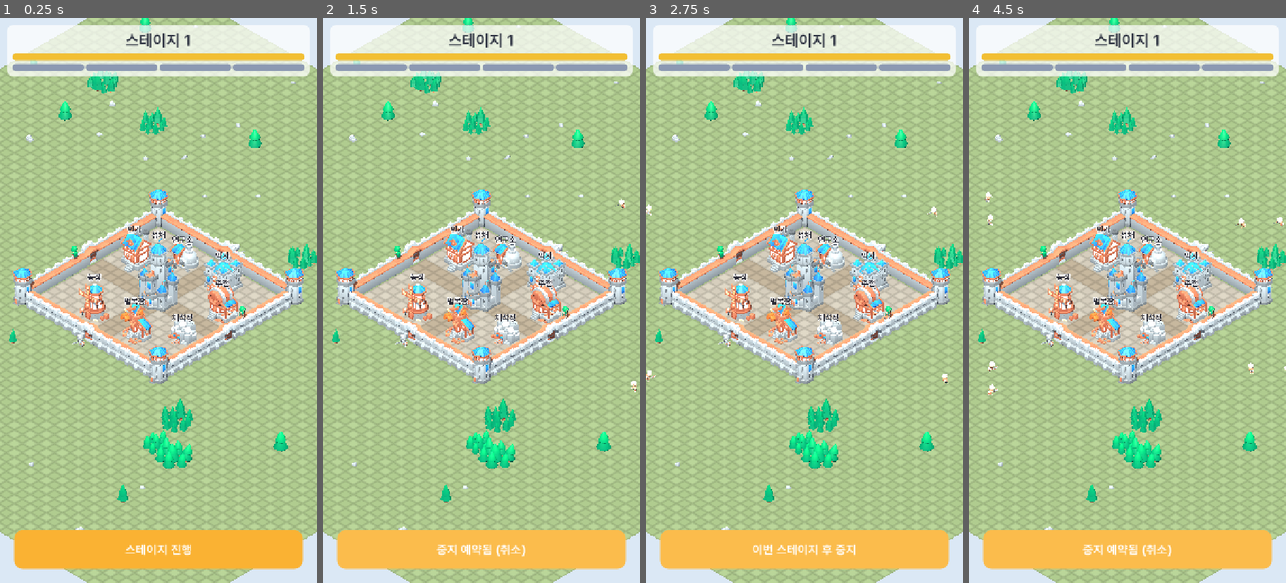
Above: before the commit, frames 1-4 (left to right).
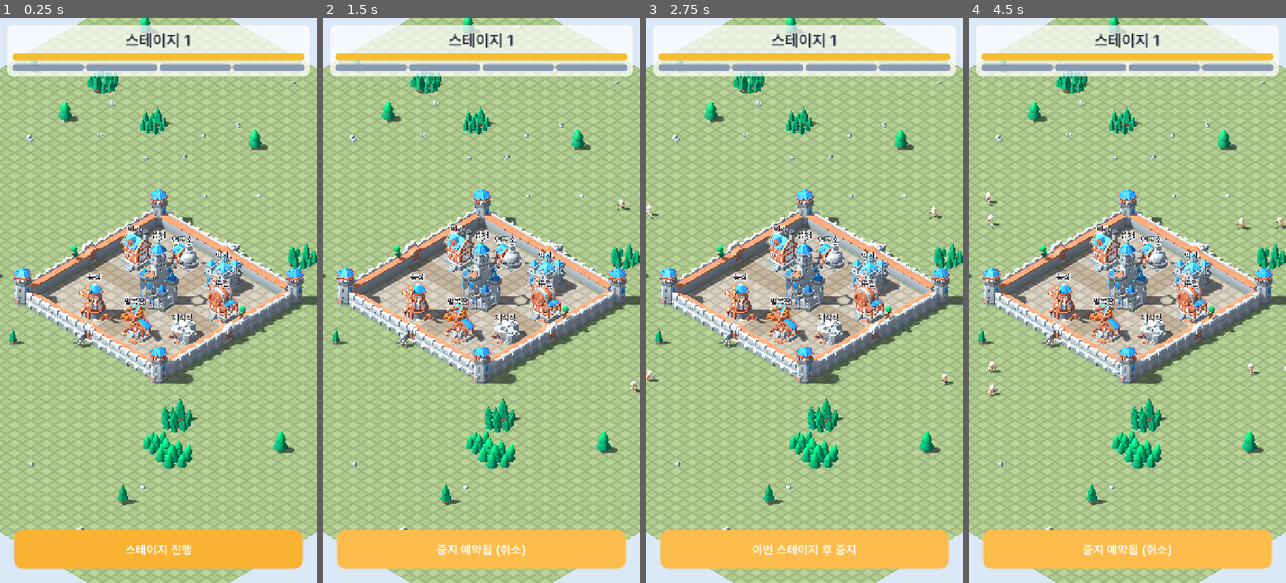
Above: after the commit, the same moments.

Repository: ILSEONG/CastleRPG
Game: Godot game, scene res://scenes/main.tscn
Two runs of this game, one before a commit and one after it. Both use one fixed random seed, a clock stepped at 60 frames per second and the inputs below.
Inputs:
- Up to frame 1 (0.25 s): no input
- Up to frame 2 (1.5 s): click "스테이지 진행" at 0.5 s; click "이번 스테이지 후 중지" at 1.25 s
- Up to frame 3 (2.75 s): click "중지 예약됨 (취소)" at 2 s
- Up to frame 4 (4.5 s): click "이번 스테이지 후 중지" at 2.75 s; click "중지 예약됨 (취소)" at 3.5 s; click "이번 스테이지 후 중지" at 4.25 s

The runs differ from the first frame. In frame 1, 9.0% of the frame differs, in the area x 0-100%, y 0-91%; in frame 2, 9.0%; in frame 3, 9.1%; in frame 4, 9.2%.

Commit message:
fix: final-review wave for the asset pass (visible shadows, contracts)
- Ground shader is lit (no unshaded, roughness 1, specular 0) with colours
  retuned so lit ground matches the old unshaded brightness; sun turned to
  (-50, -45, 0) so shadows fall screen-right across the camera view.
- Ground, hero selection ring and building labels cast no shadow;
  directional shadow map 2048 (web on phones ignores the .mobile default).
- Idle heroes face outward whenever they return to idle.
- CORPSE_SEC comment matches Death_C_Skeletons timing; tests assert it
  stays within each monster death animation.
- Model palette PNGs import with detect_3d/compress_to=0 (stay lossless).
- Contract tests: arrow long axis Y, visible hero gear, building AABB x/z.
- ponytail note on the 120-skeleton animation ceiling in unit_model.gd.
- Spec section 5 records the final lighting setup.

Co-Authored-By: Claude Opus 5.5 <noreply@anthropic.com>

Diff:
--- a/project.godot
+++ b/project.godot
@@ -28,5 +28,6 @@
 
 [rendering]
 
+lights_and_shadows/directional_shadow/size=2048
 renderer/rendering_method="gl_compatibility"
 renderer/rendering_method.mobile="gl_compatibility"
--- a/scripts/art.gd
+++ b/scripts/art.gd
@@ -6,7 +6,7 @@
 const HERO_SELECTED := Color(1.0, 0.9, 0.2)
 
 const CHARACTER_SCALE := 1.0      # KayKit 캐릭터 키 약 2.2m
-const CORPSE_SEC := 1.6           # 몬스터 사망 애니메이션 뒤 제거까지
+const CORPSE_SEC := 1.6           # 몬스터 사망 후 제거까지(초). Death_C_Skeletons(~2.0초)는 ~1.6초에 쓰러짐이 끝나므로, 애니메이션 꼬리가 끝나기 전 쓰러진 자세에서 제거한다. 사망 애니메이션 길이 이하여야 함(테스트)
 const BUILDING_GAP := 0.6         # 건물 부지 가장자리 여유(m)
 const WALL_MODEL_LEN := 2.0       # wall_straight 모델 치수(모델 단위): 길이·높이·두께
 const WALL_MODEL_H := 1.1
--- a/scripts/buildings.gd
+++ b/scripts/buildings.gd
@@ -32,6 +32,7 @@
 	label.pixel_size = 0.03
 	label.billboard = BaseMaterial3D.BILLBOARD_ENABLED
 	label.no_depth_test = true
+	label.cast_shadow = GeometryInstance3D.SHADOW_CASTING_SETTING_OFF
 	label.modulate = Color(0.18, 0.18, 0.22)
 	label.outline_modulate = Color(1, 1, 1, 0.9)
 	label.position = center + Vector3(0, box.size.y * s + 1.0, 0)
--- a/scripts/hero.gd
+++ b/scripts/hero.gd
@@ -60,6 +60,7 @@
 	torus.outer_radius = 0.8
 	_ring = Art.mesh(torus, Art.HERO_SELECTED)
 	_ring.position.y = 0.05
+	_ring.cast_shadow = GeometryInstance3D.SHADOW_CASTING_SETTING_OFF
 	_ring.visible = false
 	add_child(_ring)
 	GameState.refilled.connect(reset)
@@ -140,6 +141,7 @@
 		if state != State.IDLE:
 			state = State.IDLE
 			_model.play_idle()
+			_model.face(Formation.SIDE_DIR[side])  # 대기로 돌아오면 늘 성 바깥을 본다
 
 
 func _nearest_monster():
--- a/scripts/main.gd
+++ b/scripts/main.gd
@@ -64,7 +64,7 @@
 	sun.directional_shadow_mode = DirectionalLight3D.SHADOW_ORTHOGONAL  # 분할 없음: 모바일 부담 최소
 	sun.directional_shadow_max_distance = 220.0
 	add_child(sun)
-	sun.rotation_degrees = Vector3(-55, 35, 0)
+	sun.rotation_degrees = Vector3(-50, -45, 0)  # 카메라(요 45°) 시선을 가로지르게 → 그림자가 화면 오른쪽 바닥에 드리운다
 
 
 func _build_ground(interior_half: float) -> void:
@@ -78,6 +78,7 @@
 	var mi := MeshInstance3D.new()
 	mi.mesh = plane
 	mi.material_override = mat
+	mi.cast_shadow = GeometryInstance3D.SHADOW_CASTING_SETTING_OFF
 	add_child(mi)
 
 
--- a/scripts/unit_model.gd
+++ b/scripts/unit_model.gd
@@ -1,6 +1,9 @@
 extends Node3D
 ## 캐릭터 모델 래퍼: KayKit 모델 인스턴스, 안 쓰는 부착물 숨김, 무기 부착, 애니메이션 재생, 방향.
 ## spec = Art.HERO_MODELS[role] 또는 Art.MONSTER_MODELS[kind]. KayKit 모델 정면은 +Z.
+# ponytail: 성능 한계 — 캐릭터 하나 = AnimationPlayer 1개 + 스킨 메시 드로 ~10개(+ 그림자 패스). 스켈레톤 120개면 애니메이션만
+# 데스크톱 네이티브 실측 ~2.2 ms/프레임, 모바일 웹은 5–10배 예상. 올릴 길: 멀리·화면 밖 유닛의 애니메이션 건너뛰기/간헐 갱신,
+# 몬스터 그림자 끄기, 스켈레톤당 메시 수 줄이기, 또는 화면 표시 상한 낮추기.
 
 const Art := preload("res://scripts/art.gd")
 
--- a/shaders/ground_grid.gdshader
+++ b/shaders/ground_grid.gdshader
@@ -1,15 +1,15 @@
 shader_type spatial;
-render_mode unshaded;
 
 // 월드 좌표 기준 격자 타일 바닥. 성 안은 포장 타일 + 십자 도로, 성 밖은 잔디 체커.
 uniform float tile_size = 2.0;
 uniform float interior_half = 16.0;
 uniform float road_half = 2.0;
-uniform vec4 grass_a : source_color = vec4(0.73, 0.84, 0.60, 1.0);
-uniform vec4 grass_b : source_color = vec4(0.69, 0.80, 0.56, 1.0);
-uniform vec4 paved_a : source_color = vec4(0.88, 0.85, 0.78, 1.0);
-uniform vec4 paved_b : source_color = vec4(0.84, 0.81, 0.74, 1.0);
-uniform vec4 road : source_color = vec4(0.78, 0.72, 0.62, 1.0);
+// 빛·그림자를 받는다. 아래 색은 main.gd의 태양·주변광 아래에서 예전 무광 바닥과 같은 밝기가 되게 맞춘 값.
+uniform vec4 grass_a : source_color = vec4(0.441, 0.511, 0.372, 1.0);
+uniform vec4 grass_b : source_color = vec4(0.417, 0.487, 0.347, 1.0);
+uniform vec4 paved_a : source_color = vec4(0.531, 0.516, 0.482, 1.0);
+uniform vec4 paved_b : source_color = vec4(0.507, 0.492, 0.457, 1.0);
+uniform vec4 road : source_color = vec4(0.471, 0.438, 0.384, 1.0);
 uniform vec4 line_color : source_color = vec4(0.0, 0.0, 0.0, 0.12);
 uniform float line_width = 0.03;
 
@@ -34,4 +34,6 @@
 	vec2 on_line = 1.0 - smoothstep(vec2(line_width), vec2(line_width) + aa, to_line);
 	float line = max(on_line.x, on_line.y);
 	ALBEDO = mix(base, line_color.rgb, line * line_color.a);
+	ROUGHNESS = 1.0;
+	SPECULAR = 0.0;
 }
--- a/tests/run_tests.gd
+++ b/tests/run_tests.gd
@@ -301,6 +301,7 @@
 	var specs := {}
 	specs.merge(Art.HERO_MODELS)
 	specs.merge(Art.MONSTER_MODELS)
+	var visible_gear := {"warrior": ["1H_Sword", "Round_Shield"], "archer": ["2H_Crossbow"]}  # Knight, Rogue_Hooded
 	for key in Balance.HERO_ROLES:
 		check(Art.HERO_MODELS.has(key), "hero role %s has a model" % key)
 	for key in Balance.MONSTER:
@@ -317,8 +318,14 @@
 			var ap: AnimationPlayer = players[0]
 			for anim in spec.anims.values():
 				check(ap.has_animation(anim), "%s has animation %s" % [key, anim])
+			if Art.MONSTER_MODELS.has(key) and ap.has_animation(spec.anims.death):
+				var death_len := ap.get_animation(spec.anims.death).length
+				check(Art.CORPSE_SEC <= death_len, "%s corpse removed before death animation ends: CORPSE_SEC %.2f <= %.2f" % [key, Art.CORPSE_SEC, death_len])
 		for mesh_name in spec.hide:
 			check(root.find_child(mesh_name, true, false) != null, "%s has mesh %s to hide" % [key, mesh_name])
+		for mesh_name in visible_gear.get(key, []):
+			var g := root.find_child(mesh_name, true, false) as Node3D
+			check(g != null and g.visible and not spec.hide.has(mesh_name), "%s shows gear %s" % [key, mesh_name])
 		if spec.has("weapon"):
 			check(ResourceLoader.exists(spec.weapon), "%s weapon exists" % key)
 			var skels := root.find_children("*", "Skeleton3D", true, false)
@@ -336,3 +343,12 @@
 	check(absf(wb.size.x - Art.WALL_MODEL_LEN) < 0.05 and absf(wb.size.y - Art.WALL_MODEL_H) < 0.05 and absf(wb.size.z - Art.WALL_MODEL_T) < 0.05, "wall model size matches Art constants: %s" % wb.size)
 	gate.free()
 	wall.free()
+	var arrow: Node3D = (load(Art.ARROW_MODEL) as PackedScene).instantiate()
+	var ab := Art.model_aabb(arrow)
+	check(ab.size.y > ab.size.x and ab.size.y > ab.size.z, "arrow model long axis is Y (ARROW_PITCH_FIX): %s" % ab.size)
+	arrow.free()
+	for id in Art.BUILDING_MODELS:
+		var bm: Node3D = (load(Art.BUILDING_MODELS[id]) as PackedScene).instantiate()
+		var bb := Art.model_aabb(bm)
+		check(bb.size.x > 0.0 and bb.size.z > 0.0, "building %s model has non-zero x/z size: %s" % [id, bb.size])
+		bm.free()
Not shown, changed: assets/models/characters/Knight_knight_texture.png.import
Not shown, changed: assets/models/characters/Rogue_Hooded_rogue_texture.png.import
Not shown, changed: assets/models/characters/Skeleton_Minion_skeleton_texture.png.import
Not shown, changed: assets/models/characters/Skeleton_Warrior_skeleton_texture.png.import
Not shown, changed: assets/models/hex/hexagons_medieval.png.import
Not shown, changed: assets/models/props/rogue_texture.png.import
Not shown, changed: assets/models/props/skeleton_texture.png.import
Not shown, changed: docs/superpowers/specs/2026-09-30-castlerpg-asset-pass-design.md
